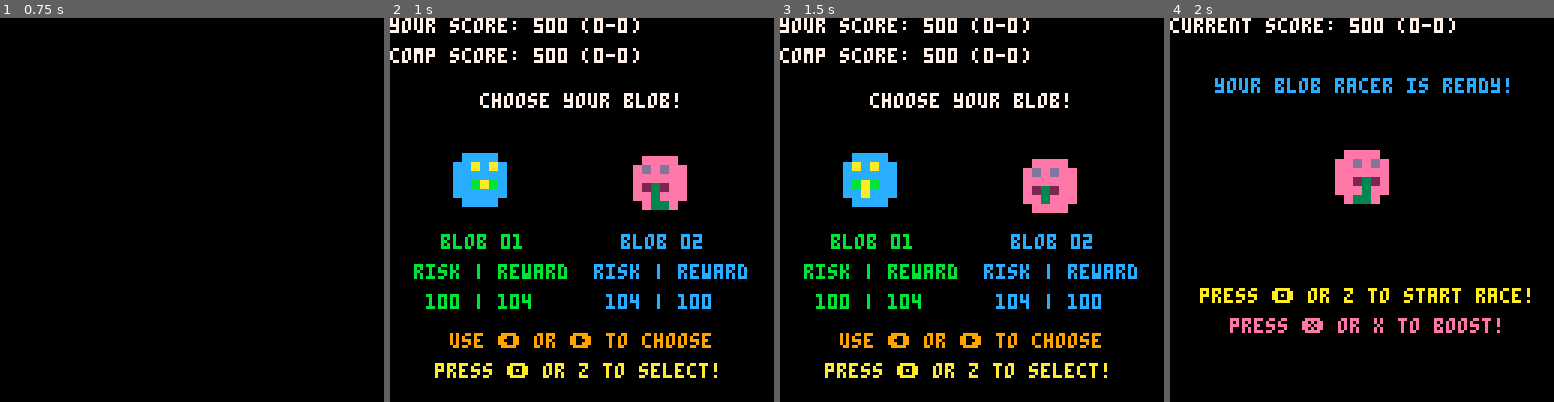
Above: before the commit, frames 1-4 (left to right).
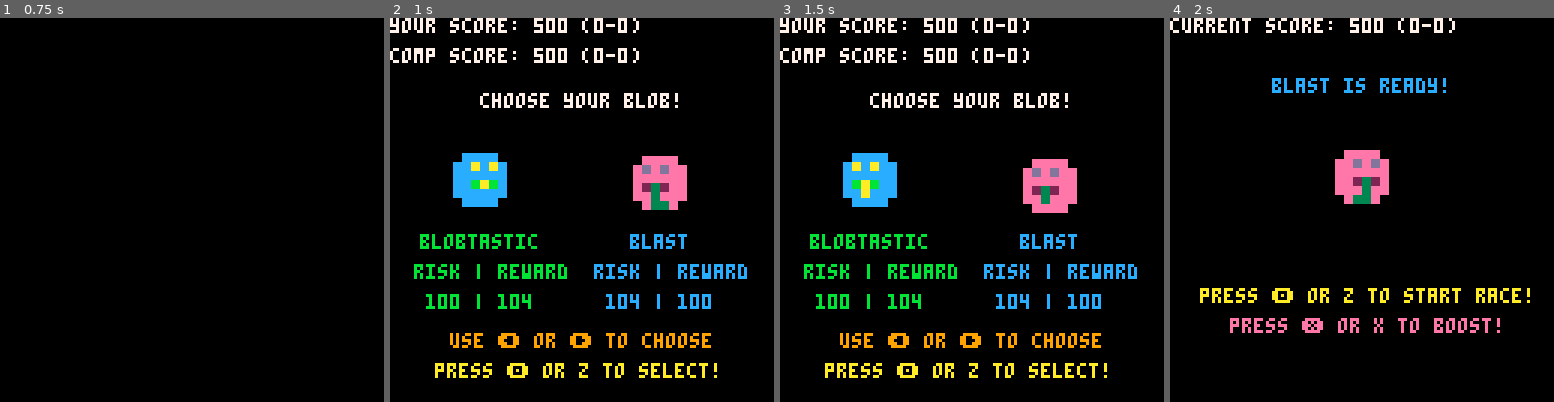
Above: after the commit, the same moments.

Repository: geopet/formula-blob
Game: PICO-8 cartridge formula_blob.p8
The game is run twice, just before and just after one commit, with the same random seed, the same clock (stepped at 60 frames per second) and the same inputs.
Inputs:
- Up to frame 1 (0.75 s): tap X (X key) at 0.33 s; tap O (Z key) at 0.7 s
- Up to frame 2 (1 s): no input
- Up to frame 3 (1.5 s): tap X (X key) at 1.07 s
- Up to frame 4 (2 s): hold Right from 1.6 s (still down); tap O (Z key) at 1.7 s; tap X (X key) at 1.85 s

Frame 1 is identical in both runs. In frame 2, 1.1% of the frame differs, in the area x 7-82%, y 56-61%; in frame 3, 1.1%; in frame 4, 1.6%, in the area x 11-89%, y 15-20%.

Commit message:
feature(ui): clean up name layout
We needed to add some code to make sure the blob names come through in a
nice way. This code adds some centering to the names in different
states.

Diff:
--- a/formula_blob.p8
+++ b/formula_blob.p8
@@ -372,6 +372,13 @@
     elseif (state == "race-init") then
         -- nothing to display right now
     elseif (state == "choose") then
+        -- calculate name layout
+        local blob1_name_width = #blobs.blob1.name * 4
+        local blob1_name_x = 30 - blob1_name_width / 2
+
+        local blob2_name_width = #blobs.blob2.name * 4
+        local blob2_name_x = 90 - blob2_name_width / 2
+
         -- print score
         print("your score: " .. score.player .. " (" .. score.player_wins .. "-" .. score.player_losses .. ")", 0, 0, 7)
         print("comp score: " .. score.opponent .. " (" .. score.opponent_wins .. "-" .. score.opponent_losses .. ")", 0, 10, 7)
@@ -390,7 +397,7 @@
         end
 
         -- add labels
-        print("blob 01", 17, 72, 11)
+        print(blobs.blob1.name, blob1_name_x, 72, 11)
         print("risk | reward", 8, 82, 11)
 
         if (blobs.blob1.win_probability.moneyline < 0) then
@@ -399,7 +406,7 @@
             print("100 | " .. abs(blobs.blob1.win_probability.moneyline), 12, 92, 11)
         end
 
-        print("blob 02", 77, 72, 12)
+        print(blobs.blob2.name, blob2_name_x, 72, 12)
         print("risk | reward", 68, 82, 12)
 
         if (blobs.blob2.win_probability.moneyline < 0) then
@@ -415,7 +422,13 @@
         print_log_msg(log_msg)
     elseif (state == "locked_in") then
         print("current score: " .. score.player .. " (" .. score.player_wins .. "-" .. score.player_losses .. ")", 0, 0, 7)
-        print("your blob racer is ready!", 15, 20, 12)
+
+        -- prepare "is ready!" line
+        local blob_name = (selected_blob == 1) and blobs.blob1.name or blobs.blob2.name
+        local ready_text = blob_name .. " is ready!"
+        local ready_w = #ready_text * 4
+        local ready_x = 64 - ready_w / 2  -- center on 128-wide screen
+        print(ready_text, ready_x, 20, 12)
 
         if (selected_blob == 1) then
             sspr(blob1_sprite_frame * 8, blobs.blob1.base_sprite.y, 8, 8, 52, 42 + blob_pulse, 24, 24, blob1_flip, false)
